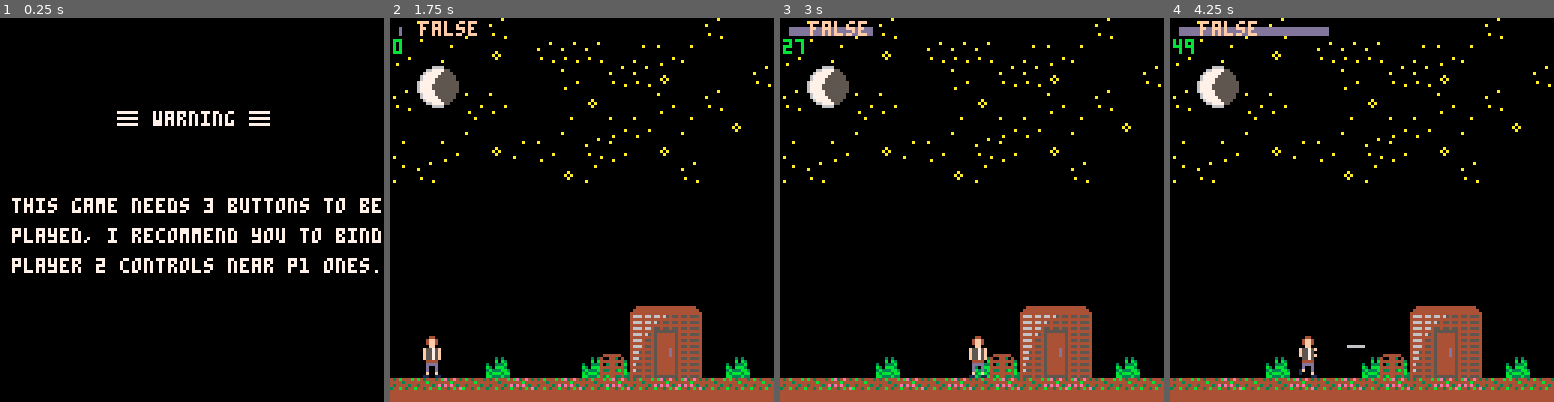
Above: before the commit, frames 1-4 (left to right).
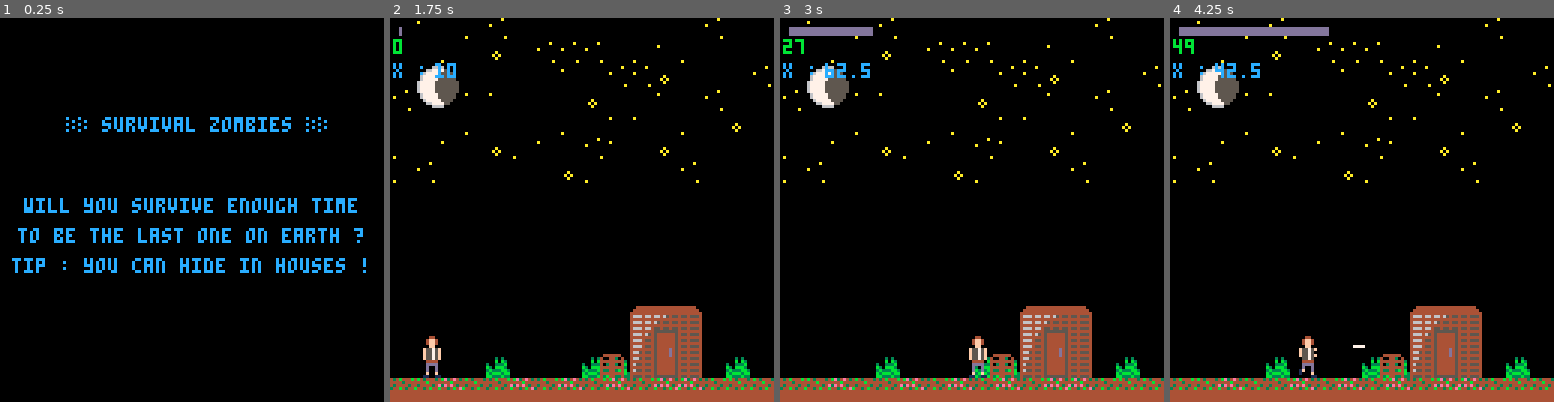
Above: after the commit, the same moments.

Repository: thomasbarrepitous/prototype_twd_pico8
Game: PICO-8 cartridge prototype_game.p8
Two runs of this game, one before a commit and one after it. Both use one fixed random seed, a clock stepped at 60 frames per second and the inputs below.
Inputs:
- Up to frame 1 (0.25 s): no input
- Up to frame 2 (1.75 s): tap X (X key) at 0.33, 1.07 s; tap O (Z key) at 0.7, 1.7 s; hold Right from 1.6 s (still down)
- Up to frame 3 (3 s): tap X (X key) at 1.85, 2.97 s; release Right at 2.1 s; tap O (Z key) at 2.1, 2.5, 2.9 s; hold Up 2.15-2.42 s; hold Right from 2.47 s (still down)
- Up to frame 4 (4.25 s): release Right at 3.03 s; hold Left 3.08-3.58 s; tap O (Z key) at 3.3, 3.7, 4.1 s; hold Down 3.63-3.97 s; hold Right from 4.02 s (still down); tap X (X key) at 4.08 s

The runs differ from the first frame. In frame 1, 8.0% of the frame differs, in the area x 3-100%, y 24-67%; in frame 2, 0.8%; in frame 3, 0.9%; in frame 4, 0.9%.

Commit message:
v.1.0.2 - 24/04/18

Diff:
--- a/prototype_game.p8
+++ b/prototype_game.p8
@@ -28,6 +28,7 @@
 max_z_number = 5
 
 animation_speed = 3
+frame = 0
 
 actor = {}
 zombie = {}
@@ -37,6 +38,11 @@
 
 jump = false
 bullet_shoot = false
+house = false
+haunted_house = false
+interaction_map = 0
+last_map = 1
+last_x = x
 
 function _update()
 	if game_state == 0 then
@@ -78,33 +84,58 @@
 end
 
 function game_map_init()
+	clear_everything()
+	house = false
+	haunted_house = false
 
 	if game_map == 1 then
 
-		make_obstacle(70,112)
-		interaction = make_interaction(89,105,6,14)
+		make_obstacle(70,112,7,10,64)
+		make_interaction(89,105,6,14,98)
 
 	elseif game_map == 2 then
 
-		make_obstacle(70,112)
-		make_obstacle(21,112)
-		make_obstacle(110,112)
+		make_obstacle(90,112,7,10,64)
+		make_obstacle(30,112,7,10,64)
+
 	elseif game_map == 3 then
-
+		make_obstacle(120,112,7,10,80)
+		make_obstacle(120,104,7,10,80)
+		make_obstacle(120,96,7,10,80)
+		make_obstacle(120,88,7,10,80)
+		make_obstacle(120,80,7,10,80)
+		make_obstacle(120,72,7,10,80)
 	elseif game_map == 4 then
-
-	end
+	elseif game_map == 5 then
+	elseif game_map == 6 then
+	elseif game_map == 98 then
+		house = true
+		make_obstacle(48,112,10,10,148)
+		make_obstacle(56,112,10,10,149)
+		make_obstacle(64,112,8,10,150)
+		make_obstacle(56,104,6,5,135)
+		make_obstacle(112,112,6,5,130)
+		wall_house()
+	elseif game_map == 99 then
+		haunted_house = true
+	end
+end
+
+function wall_house()
+	-- wall left
+	make_obstacle(0,80,6,8,16)
+	make_obstacle(0,88,6,8,16)
+	make_obstacle(0,96,6,8,16)
+	-- wall right
+	make_obstacle(120,80,8,8,16)
+	make_obstacle(120,88,8,8,16)
+	make_obstacle(120,96,8,8,16)
+	make_obstacle(120,104,8,8,16)
+	make_obstacle(120,112,8,8,16)
+	make_obstacle(120,120,8,8,16)
 end
 
 function update_game()
-
-	if a.invincible then
-		now = time()
-
-		if now - last < 5 then
-			a.invincible = false
-		end
-	end
 
 	if a.noise >= 0.5 then
 		a.noise -=0.5
@@ -123,9 +154,10 @@
 	if a.hp == 0 then
 		clear_everything()
 		game_state = 2
-	end
-
-	if a.noise>99 and z_number < max_z_number then
+		sfx(1)
+	end
+
+	if a.noise>99 and z_number < max_z_number and not (house or haunted_house) then
 		repeat
 			z_x = rnd(screen_x-10)+10
 		until not is_in_obstacle(z_x,6)
@@ -136,16 +168,26 @@
 	end
 
 	if a.x <= 0 then
-	 clear_everything()
-		game_map-=1
-		a.x = screen_x-5
+		clear_everything()
+		if not house or haunted_house then
+	 	a.x = screen_x-5
+	 	a.new_x = screen_x-5
+			game_map-=1
+		end
+		if house or haunted_house then
+			a.x = last_x
+			a.new_x = last_x
+			game_map=last_map
+		end
+
 		game_map_init()
 	end
 
-	if a.x+3 >= screen_x then
-	 clear_everything()
+	if a.x+3 >= screen_x and not (house or haunted_house) then
+		clear_everything()
 		game_map+=1
 		a.x = 3
+		a.new_x = 3
 		game_map_init()
 	end
 
@@ -173,6 +215,9 @@
 	for o in all(obstacle) do
 		del(obstacle,o)
 	end
+	for i in all(interaction) do
+		del(interaction,i)
+	end
 
 	z_number = 0
 end
@@ -180,8 +225,20 @@
 -- draw --
 
 function draw_player()
+	if a.invincible > 20 then
+		pal(15,8)
+		if a.invincible >25 then
+			spr(13,a.x,a.y-13)
+			sfx(0)
+		end
+	else
+		pal()
+	end
+
+	if a.invincible%2==0 or a.invincible<0 then
   spr(a.state,a.x,a.y-6)
 		spr(a.state+16,a.x,a.y)
+	end
 
 		--in case there is a weapon to show
 		if a.state == 8 then
@@ -215,29 +272,33 @@
 
 function draw_obstacles()
 	for o in all(obstacle) do
-		spr(64,o.x,o.y)
+		spr(o.spr,o.x,o.y)
 	end
 end
 
 function draw_noisebar()
 	rectfill(3,3,3+a.noise,5,13)
 	print(flr(a.noise),1,7,11)
+	print("x : ",1,15,12)
+	print(a.x,15,15,12)
 end
 
 function draw_gameover()
 	print("game over ...",43,60,6)
 	print("press 🅾️ or ❎ to continue.",15,75,6)
+	sfx(1)
 end
 
 function draw_warning()
  now = time()
- print("▤ warning ▤",39,31,7)
-	print("this game needs 3 buttons to be",4,60,7)
-	print("played, i recommend you to bind",4,70,7)
-	print("player 2 controls near p1 ones.",4,80,7)
+ print("░ survival zombies ░",22,33,frame%2+11)
+	print("will you survive enough time",8,60,frame%2+11)
+	print("to be the last one on earth ?",6,70,frame%2+11)
+	print("tip : you can hide in houses ! ",4,80,frame%2+11)
 	if (now - last)>3 then
-		print("press 🅾️ or ❎ to continue",12,100,time()%2+5)
-	end
+		print("press 🅾️ or ❎ to continue",12,100,time()%2+7)
+	end
+	frame+=1
 end
 
 function draw_menu()
@@ -264,6 +325,12 @@
 	elseif game_map == 4 then
 	elseif game_map == 5 then
 	elseif game_map == 6 then
+	elseif game_map == 98 then
+		map(0,8,0,64,16,8)
+ 	map(17,0,0,0,16,8)
+	elseif game_map == 99 then
+		map(0,8,0,64,16,8)
+ 	map(17,0,0,0,16,8)
 end
 
 		draw_player()
@@ -271,7 +338,6 @@
 		draw_obstacles()
 		draw_bullet()
 		draw_noisebar()
-		print(bullet_zombie_collision(),10,1,15,6,11)
 
 		-- hitboxes
 
@@ -279,13 +345,13 @@
   -- rectfill(a.x,a.y-a.h,a.x+a.w,a.y+a.h,14)
 
  	-- interactions items
- 	-- for i in all(interaction) do
- 	--	rectfill(i.x,i.y,i.x+i.w,i.y+i.h,14)
+  --	for i in all(interaction) do
+ 	-- rectfill(i.x,i.y,i.x+i.w,i.y+i.h,14)
 		-- end
 
 		-- obstacles
-		-- for o in all(obstacle) do
-		-- rectfill(o.x,o.y,o.x+o.w,o.y+o.h,14)
+	 -- for o in all(obstacle) do
+	 -- rectfill(o.x,o.y,o.x+o.w,o.y+o.h,14)
 	 -- end
 end
 -->8
@@ -304,6 +370,7 @@
  a.noise = 0
  a.hp = 7
  a.weapon = 1
+ a.invincible=0
 
  -- state of the player :
  -- 1- normal, the player stand without moving
@@ -315,8 +382,7 @@
  -- 7- falling
  -- 8- attacking left
  -- 9- attacking right
- -- 10- hurt
- -- 11- invincible
+ -- 10- invincible
 
  a.state = 1
 
@@ -328,55 +394,54 @@
 a.d_left = false
 a.d_right = false
 
-if (a.y>=max_y) then
-	jump=false
-	a.state = 1
-end
-
-if (a.y<=max_y) then
- a.new_y=a.new_y+gravity
-	if not player_obstacle_collision(0,1) then
-		a.y=a.y+gravity
-		a.state = 7
-	else
-		jump = false
-		a.new_y=a.new_y-gravity
+	if (a.y>=max_y) then
+		jump=false
 		a.state = 1
 	end
-end
-if (btn(0)) then
-	a.new_x-=2.5
- if not player_obstacle_collision() and not (game_map==1 and a.x<5) then
- 	a.x-=2.5
- 	if jump then
- 		a.state = 5
+
+	if (a.y<=max_y) then
+	 a.new_y=a.new_y+gravity
+		if not player_obstacle_collision() then
+			a.y=a.y+gravity
+			a.state = 7
+		else
+			jump = false
+			a.new_y=a.new_y-gravity
+			a.state = 1
+		end
+	end
+	if (btn(0)) then
+		a.new_x-=2.5
+ 	if not player_obstacle_collision() and not (game_map==1 and a.x<3) then
+ 		a.x-=2.5
+ 		if jump then
+ 			a.state = 5
+ 		else
+ 			a.state = 2
+ 		end
+ 		if a.noise < 100 then
+ 			a.noise+=1
+ 		end
  	else
- 		a.state = 2
- 	end
- 	if a.noise < 100 then
- 		a.noise+=1
- 	end
- else
- 	a.new_x+=2.5
-	end
-end
-
-if (btn(1)) then
-	a.new_x+=2.5
- if not player_obstacle_collision() then
-  a.x+=2.5
-  if jump then
- 		a.state = 6
- 	else
- 		a.state = 3
- 	end
-  if a.noise < 100 then
-  	a.noise+=1
-  end
- else
-	 a.new_x-=2.5
- end
-end
+ 		a.new_x+=2.5
+		end
+	end
+	if (btn(1)) then
+		a.new_x+=2.5
+	 if not player_obstacle_collision() then
+	  a.x+=2.5
+	  if jump then
+	 		a.state = 6
+	 	else
+	 		a.state = 3
+	 	end
+	  if a.noise < 100 then
+	  	a.noise+=1
+	  end
+	 else
+		 a.new_x-=2.5
+	 end
+	end
 
  if (btn(2)) then
 	 if (jump==false) then
@@ -429,19 +494,26 @@
 		end
 	end
 
-	 --interact
- if btn(10) then
-	-- to do
+	 -- interact
+ if btn(3) then
+		if player_interaction_collision() then
+					last_x = a.x
+					last_map = game_map
+					game_map = interaction_map
+ 				a.x = 3
+ 				a.new_x = 3
+ 				sfx(2)
+ 				game_map_init()
+		end
  end
 
-	 if player_zombie_collision() then
-			if not a.invincible then
-				a.hurt = true
-				a.hp-=1
-				last = time()
-				a.invincible = true
-			end
-		end
+	a.invincible-=1
+	if a.invincible < 0 then
+		if player_zombie_collision() then
+			a.hp-=1
+			a.invincible = 30
+		end
+	end
 end
 
 function shoot_left()
@@ -568,15 +640,15 @@
 
 -- obstacles
 
-function make_obstacle(x,y)
+function make_obstacle(x,y,w,h,c_spr)
  local o={}
 	o.x = x
 	o.y = y
 	o.new_x = x
 	o.new_y = y
-	o.w = 10
-	o.h = 10
-	o.spr = 64
+	o.w = w
+	o.h = h
+	o.spr = c_spr
 	o.hp = 100
 
 	add(obstacle,o)
@@ -586,7 +658,7 @@
 
 -- interactions
 
-function make_interaction(x,y,w,h)
+function make_interaction(x,y,w,h,tm)
 	local i={}
 	i.x = x
 	i.y = y
@@ -594,6 +666,12 @@
 	i.new_y = y
 	i.w = w
 	i.h = h
+	i.use = true
+
+	-- type_map :
+	-- 98 = normal house
+	-- 99 = haunted house
+	i.type_map = tm
 
 	add(interaction,i)
 
@@ -657,10 +735,9 @@
 end
 
 function update_cursor()
- if (btnp(2)) m.sel-=1 cx=m.x sfx(0)
- if (btnp(3)) m.sel+=1 cx=m.x sfx(0)
- if (btnp(4)) cx=m.x sfx(1)
- if (btnp(5)) sfx(2)
+ if (btnp(2)) m.sel-=1 cx=m.x
+ if (btnp(3)) m.sel+=1 cx=m.x
+ if (btnp(4)) cx=m.x
  if (m.sel>m.amt) m.sel=1
  if (m.sel<=0) m.sel=m.amt
 
@@ -808,6 +885,16 @@
 	return false
 end
 
+function player_interaction_collision()
+	for i in all(interaction) do
+		if solid(a,i) then
+			interaction_map = i.type_map
+			return true
+		end
+	end
+	return false
+end
+
 function player_zombie_collision()
 	for z in all(zombie) do
 		if solid(a,z) then
@@ -978,35 +1065,48 @@
 
 
 
+
+
+
 __gff__
-00000000000000000000000000000000000000000000000000000000000000000000000000000000000000000000000000000000000000000000000000000000ff000000000000000000000000000000030000000000000000000000000000000000000000000000000000000000000000000000000000000000000000000000
+00000000000000000000000000000000000000000000000000000000000000000000000000000000000000000000000000000000000000000000000000000000ff000000000101000000000000000000030000000001010001000002020000000000000000000000010000020200000000000000000000000000000000000000
 0000000000000000000000000000000000000000000000000000000000000000000000000000000000000000000000000000000000000000000000000000000000000000000000000000000000000000000000000000000000000000000000000000000000000000000000000000000000000000000000000000000000000000
 __map__
-000000005f5f005f00005f5f5f5f0000ed00c400c5c60000000000000000c60000ed5e5e5e5e5e5e5e5e5e5e5e5e5e5e5e5eec00000000000000000000000000000000ed000000000000000000000000000000000000000000000000000000000000000000000000000000000000000000000000000000000000000000000000
-000000000000000000000000005f0000edc400c500c300c6c6c600c5c4c5000000ed000000000000004e4e4e4e4e00000000ec00000000000000000000000000000000ed000000000000000000000000000000000000000000000000000000000000000000000000000000000000000000000000000000000000000000000000
-7600005f000000000000000000000000ed78c1c20000c7c7c4c7c6c6c30000c7c6ed00005e000000000000004e4e00000000ec00000000000000000000000000000000ed000000000000000000000000000000000000000000000000000000000000000000000000000000000000000000000000000000000000000000000000
-5f00000000000000005f000000000000edc6d1d2c4c4c7c7c7c3c700c400c60000ed00005e5e000000000000004e00000000ed00000000000000005050505050000000ed000000000000000000000000000000000000000000000000000000000000000000000000000000000000000000000000000000000000000000000000
-665f000000000000005f474849000000ed00005fc5c7c7c7c5c7c4c400c500c300ed00005e00000000000000000000000000ed00000000000000500000000000000000ed000000000000000000000000000000000000000000000000000000000000000000000000000000000000000000000000000000000000000000000000
-0000787900000000005f575859000000edc500c400c3c5c4c7c6c400c300000000ed00000000000000005e5e5e5e6e006e00ed00000000000000000000000000000000ed000000000000000000000000000000000000000000000000000000000000000000000000000000000000000000000000000000000000000000000000
-00000000437e00004353676869004300edc5c6000000c700c3c5c70000c6000000ed000000534353435e0000005e53534300ed00000000000000000000000000000000ed000000000000000000000000000000000000000000000000000000000000000000000000000000000000000000000000000000000000000000000000
-44546454446444644464446464445454ed00000000000000000000000000000000ed44644454646444446464444464446444ed44644464645444446454644464646444ed000000000000000000000000000000000000000000000000000000000000000000000000000000000000000000000000000000000000000000000000
-ddddddddddddddddddddddddddddddddfdddddddddddddddddddddddddddddddddfdddddddddddddddddddddddddddddddddfdddddddddddddddddddddddddddddddddfe000000000000000000000000000000000000000000000000000000000000000000000000000000000000000000000000000000000000000000000000
-00000000000000000000000000000000005e5e00000000000000000000000000000000000000000000000000000000000000000000000000000000000000000000000000000000000000000000000000000000000000000000000000000000000000000000000000000000000000000000000000000000000000000000000000
-0000000000000000000000000000005e5e5e5e00000000000000000000000000000000000000000000000000000000000000000000000000000000000000000000000000000000000000000000000000000000000000000000000000000000000000000000000000000000000000000000000000000000000000000000000000
-000000790000000000000077785e5e5e5e5e5e5e5e0000000000000000000000000000000000000000000000000000000000000000000000000000000000000000000000000000000000000000000000000000000000000000000000000000000000000000000000000000000000000000000000000000000000000000000000
-0000000000000000000000000000005e5e5e005e5e5e00000000000000000000000000000000000000000000000000000000000000000000000000000000000000000000000000000000000000000000000000000000000000000000000000000000000000000000000000000000000000000000000000000000000000000000
-6600000000000000006a000000006a000000006a000000000000000000000000000000000000000000000000000000000000000000000000000000000000000000000000000000000000000000000000000000000000000000000000000000000000000000000000000000000000000000000000000000000000000000000000
-760000797a0000000000000000797a760000007a000000000000000000000000000000000000000000000000000000000000000000000000000000000000000000000000000000000000000000000000000000000000000000000000000000000000000000000000000000000000000000000000000000000000000000000000
-000000005a0000000000000000005a000000005a000000000000000000000000000000000000000000000000000000000000000000000000000000000000000000000000000000000000000000000000000000000000000000000000000000000000000000000000000000000000000000000000000000000000000000000000
-0000000000660000006a00000000000000000000000000000000000000000000000000000000000000000000000000000000000000000000000000000000000000000000000000000000000000000000000000000000000000000000000000000000000000000000000000000000000000000000000000000000000000000000
+000000005f5f005f00005f5f5f5f0000ed00c400c5c60000000000000000c60000ed5e5e5e5e5e5e5e5e5e5e5e5e005e5e5eec00000000000000000000000000000000ed00000000000000000000000000000000ed00000000000000000000000000000000ed00000000000000000000000000000000ed000000000000000000
+000000000000000000000000005f0000edc400c500c300c6c6c600c5c4c5000000ed000000000000004e4e4e4e4e00000000ec00000000000000000000000000000000ed00000000000000000000000000000000ed00000000000000000000000000000000ed00000000000000000000000000000000ed000000000000000000
+7600005f000000000000000000000000ed78c1c20000c7c7c4c7c6c6c30000c7c6ed00005e000000000000004e4e00000000ec00000000000000000000000000000000ed00000000000000000000000000000000ed00000000000000000000000000000000ed00000000000000000000000000000000ed000000000000000000
+5f00000000000000005f000000000000edc6d1d2c4c4c7c7c7c3c700c400c60000ed00005e5e000000000000004e00000000ed00000000000000000000000000000000ed00000000000000000000000000000000ed00000000000000000000000000000000ed00000000000000000000000000000000ed000000000000000000
+665f000000000000005f474849000000ed00005fc5c7c7c7c5c7c4c400c500c300ed00005e000000004a4b4c4d0000000000ed00000000000000000000000000000000ed00000000000000000000000000000000ed00000000000000000000000000000000ed00000000000000000000000000000000ed000000000000000000
+0000787900000000005f575859000000edc500c400c3c5c4c7c6c400c300000000ed000000000000005a5b5c5d5e6e006e00ed00000000000000000000000000000000ed00000000000000000000000000000000ed00000000000000000000000000000000ed00000000000000000000000000000000ed000000000000000000
+00000000437e00004353676869004300edc5c6000000c700c3c5c70000c6000000ed000000534363436a6b6c6d5e63434300ed00000000000000000000000000000000ed00000000000000000000000000000000ed00000000000000000000000000000000ed00000000000000000000000000000000ed000000000000000000
+44546454446444644464446464445454ed00000000000000000000000000000000ed44644454646444446464444464446444ed44644464645444446454644464646444ed00000000000000000000000000000000ed00000000000000000000000000000000ed00000000000000000000000000000000ed000000000000000000
+00a2a3a3a3a3a3a3a3a3a3a3a3a3a400ebddddddddddddddddddddddddddddddddebddddddddddddddddddddddddddddddddebddddddddddddddddddddddddddddddddebddddddddddddddddddddddddddddddddebddddddddddddddddddddddddddddddddebddddddddddddddddddddddddddddddddebdddddddddddddddddd
+84858585858585858585858585858586ed5e5e0000000000000000000000000000ed00000000000000000000000000000000ed00000000000000000000000000000000ed00000000000000000000000000000000ed00000000000000000000000000000000ed00000000000000000000000000000000ed000000000000000000
+83000000000000000000000000000093ed5e5e0000000000000000000000000000ed00000000000000000000000000000000ed00000000000000000000000000000000ed00000000000000000000000000000000ed00000000000000000000000000000000ed00000000000000000000000000000000ed000000000000000000
+83000000a0a100000000a1a100000093ed5e5e005e000000000000000000000000ed00000000000000000000000000000000ed00000000000000000000000000000000ed00000000000000000000000000000000ed00000000000000000000000000000000ed00000000000000000000000000000000ed000000000000000000
+83000000808000000000808000000093ed5e00005e5e0000000000000000000000ed00000000000000000000000000000000ed00000000000000000000000000000000ed00000000000000000000000000000000ed00000000000000000000000000000000ed00000000000000000000000000000000ed000000000000000000
+45000000909000000000909000000093ed00000000000000000000000000000000ed00000000000000000000000000000000ed00000000000000000000000000000000ed00000000000000000000000000000000ed00000000000000000000000000000000ed00000000000000000000000000000000ed000000000000000000
+55000000000000000000000000008293ed00000000000000000000000000000000ed00000000000000000000000000000000ed00000000000000000000000000000000ed00000000000000000000000000000000ed00000000000000000000000000000000ed00000000000000000000000000000000ed000000000000000000
+91818181818181818181818181818192ed00000000000000000000000000000000ed00000000000000000000000000000000ed00000000000000000000000000000000ed00000000000000000000000000000000ed00000000000000000000000000000000ed00000000000000000000000000000000ed000000000000000000
+ddddddddddddddddddddddddddddddddfdddddddddddddddddddddddddddddddddfdddddddddddddddddddddddddddddddddfdddddddddddddddddddddddddddddddddfdddddddddddddddddddddddddddddddddfdddddddddddddddddddddddddddddddddfdddddddddddddddddddddddddddddddddebdddddddddddddddddd
 767700790000000000000000000000760000007a000000000000000000000000000000000000000000000000000000000000000000000000000000000000000000000000000000000000000000000000000000000000000000000000000000000000000000000000000000000000000000000000000000000000000000000000
-000000004d4e0000000000000000000000000000000000000000000000000000000000000000000000000000000000000000000000000000000000000000000000000000000000000000000000000000000000000000000000000000000000000000000000000000000000000000000000000000000000000000000000000000
-005a005c5d5e000000000000000000000000006a000000000000000000000000000000000000000000000000000000000000000000000000000000000000000000000000000000000000000000000000000000000000000000000000000000000000000000000000000000000000000000000000000000000000000000000000
-0000000000000000004d00000079000000007900000000000000000000000000000000000000000000000000000000000000000000000000000000000000000000000000000000000000000000000000000000000000000000000000000000000000000000000000000000000000000000000000000000000000000000000000
+00000000004e0000000000000000000000000000000000000000000000000000000000000000000000000000000000000000000000000000000000000000000000000000000000000000000000000000000000000000000000000000000000000000000000000000000000000000000000000000000000000000000000000000
+00000000005e0000000000000000000000000000000000000000000000000000000000000000000000000000000000000000000000000000000000000000000000000000000000000000000000000000000000000000000000000000000000000000000000000000000000000000000000000000000000000000000000000000
+0000000000000000000000000079000000000000000000000000000000000000000000000000000000000000000000000000000000000000000000000000000000000000000000000000000000000000000000000000000000000000000000000000000000000000000000000000000000000000000000000000000000000000
 0000000000000000000000000000000000000000000000000000000000000000000000000000000000000000000000000000000000000000000000000000000000000000000000000000000000000000000000000000000000000000000000000000000000000000000000000000000000000000000000000000000000000000
-000000000000000000000000000000000000000000000000005d5e000000494a4b4c4d4e0000000000000000000000000000000000000000000000000000000000000000000000000000000000000000000000000000000000000000000000000000000000000000000000000000000000000000000000000000000000000000
-00000000006600000000666768006a6b00000067006900006c6d00000000595a5b5c5d5e0000000000000000000000000000000000000000000000000000000000000000000000000000000000000000000000000000000000000000000000000000000000000000000000000000000000000000000000000000000000000000
-00000000750077780075767778797a000075767700007a0000007e006768696a6b6c6d6e0000000000000000000000000000000000000000000000000000000000000000000000000000000000000000000000000000000000000000000000000000000000000000000000000000000000000000000000000000000000000000
-000000575859005b5c5d5e00757576000000007b007d7e7c7d7e75767778797a7b7c7d7e0000000000000000000000000000000000000000000000000000000000000000000000000000000000000000000000000000000000000000000000000000000000000000000000000000000000000000000000000000000000000000
-00000067686900006c6d6e000000000000000000000000000000000000000000000000000000000000000000000000000000000000000000000000000000000000000000000000000000000000000000000000000000000000000000000000000000000000000000000000000000000000000000000000000000000000000000
-0075007778797a7b7c7d7e000000000000000000000000000000000000000000000000000000000000000000000000000000000000000000000000000000000000000000000000000000000000000000000000000000000000000000000000000000000000000000000000000000000000000000000000000000000000000000
+00000000000000000000000000000000000000000000000000000000000000000000004e0000000000000000000000000000000000000000000000000000000000000000000000000000000000000000000000000000000000000000000000000000000000000000000000000000000000000000000000000000000000000000
+0000000000660000000000000000000000000000000000000000000000000000000000000000000000000000000000000000000000000000000000000000000000000000000000000000000000000000000000000000000000000000000000000000000000000000000000000000000000000000000000000000000000000000
+dd000000000077780000767778797a000075767700007a0000007e0000000000000000000000000000000000000000000000000000000000000000000000000000000000000000000000000000000000000000000000000000000000000000000000000000000000000000000000000000000000000000000000000000000000
+000000000000000000005e00757576000000007b007d7e7c7d7e75767700007a007c007e0000000000000000000000000000000000000000000000000000000000000000000000000000000000000000000000000000000000000000000000000000000000000000000000000000000000000000000000000000000000000000
+0000000000000000000000000000000000000000000000000000000000000000000000000000000000000000000000000000000000000000000000000000000000000000000000000000000000000000000000000000000000000000000000000000000000000000000000000000000000000000000000000000000000000000
+007500777879000000007e000000000000000000000000000000000000000000000000000000000000000000000000000000000000000000000000000000000000000000000000000000000000000000000000000000000000000000000000000000000000000000000000000000000000000000000000000000000000000000
+…(10 lines of a section not shown)…
Not shown, changed: 109 lines of the sprite sheet (__gfx__) section of prototype_game.p8
Not shown, changed: the music (__music__) section of prototype_game.p8
Not shown, changed: the sound effects (__sfx__) section of prototype_game.p8
